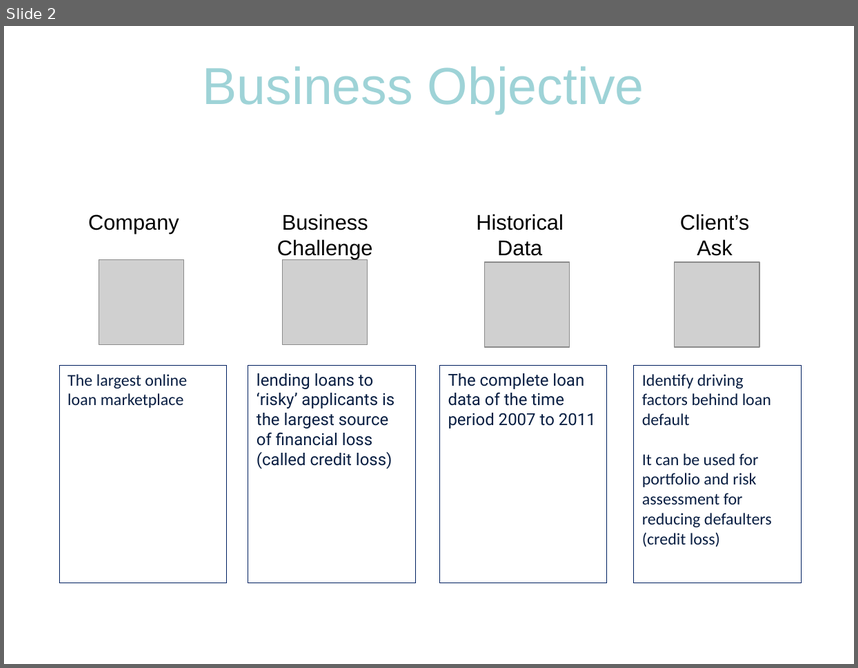
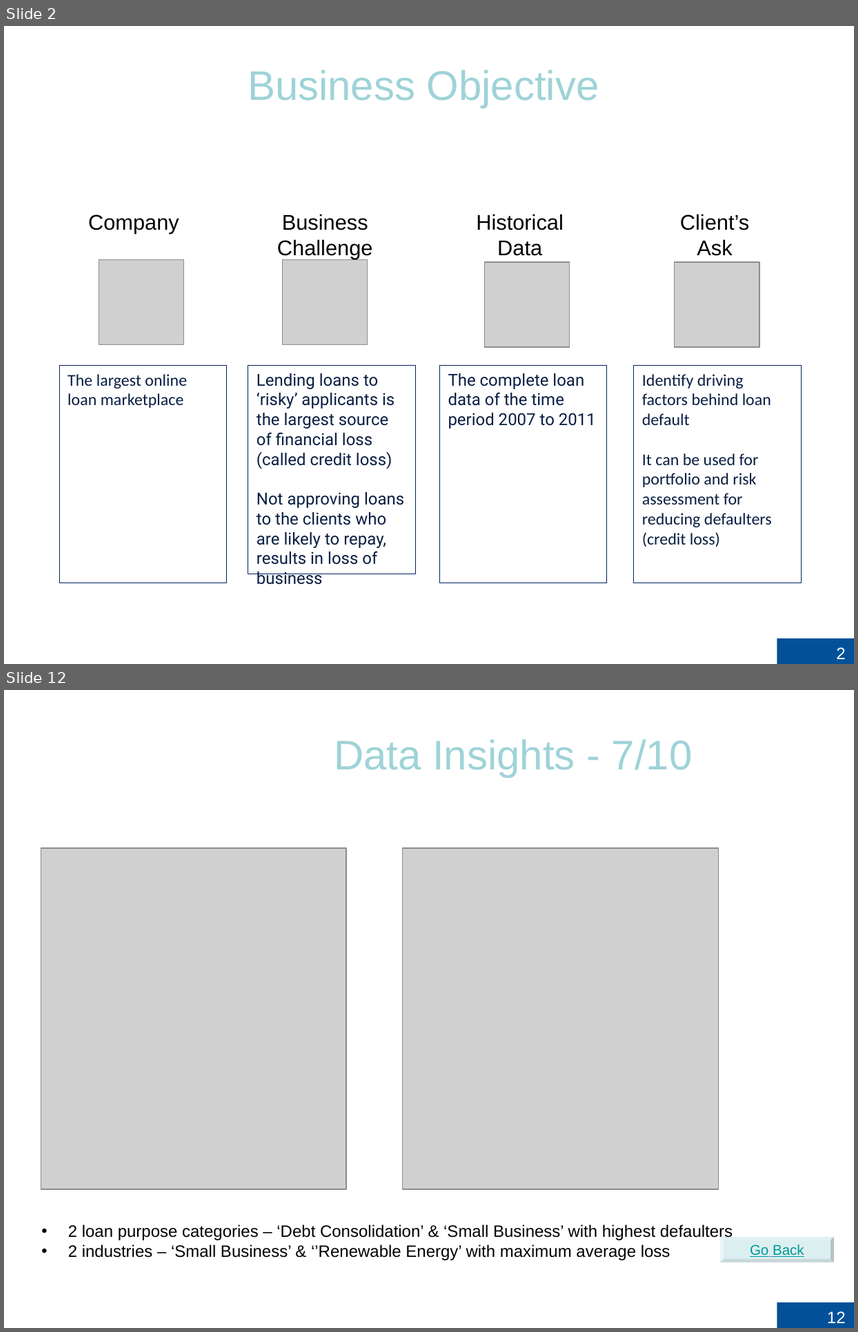
Before and after one commit to RujDha/LendingClub-CaseStudy, a slide deck: LeandingClub-CaseStudy.pptx. Shown one above the other, each under a label of ours: slide 2 before the commit, slides 2 and 12 after it; the slides between them are not shown. The pictures are 858x668 and 858x1332 pixels, drawn with LibreOffice and Linux fonts; fonts in the diff are those of the drawing; grey boxes stand for pictures; background and template pictures are left out. Boxes give left, top, right and bottom in pixels: in the first picture for what was removed or moved away, otherwise in the second. Text is boxed around its words. In the diff, an @@ line names an element or a change of style, - is before the commit and + after.

```diff
--- a/LeandingClub-CaseStudy.pptx
+++ b/LeandingClub-CaseStudy.pptx
@@ slide 12 added at [4, 690, 854, 1328], background picture (left out) @@
@@ title added at [334, 740, 693, 777], 35 pt, text #9ED3D7 @@
+Data Insights - 7/10
@@ picture added at [41, 848, 346, 1189] @@
@@ picture added at [403, 848, 719, 1189] @@
@@ text added at [68, 1224, 733, 1260], 14 pt, text #000000 @@
+• 2 loan purpose categories – ‘Debt Consolidation’ & ‘Small Business’ with highest defaulters
+• 2 industries – ‘Small Business’ & ‘’Renewable Energy’ with maximum average loss
@@ text added at [82, 1224, 178, 1240], 25 pt, text #FFFFFF @@
+Bivariate Analysis – Loan Purpose & P&L
@@ bevel added at [721, 1236, 835, 1262], fill #BBE0E3 at 50% opacity, 12 pt, text #009999, underline @@
+Go Back
@@ page number added at [777, 1302, 854, 1328], fill #025198, 14 pt, text #FFFFFF @@
+12
@@ slide 2 changed as well @@
@@ title "Business Objective" at [248, 70, 599, 107]: size 44 to 35 pt @@
@@ rectangle "Lending loans to ‘risky’ applicants ...": place and size @@
-rectangle "Lending loans to ‘risky’ applicants ..." at [248, 365, 415, 583]
+rectangle "Lending loans to ‘risky’ applicants ..." at [248, 365, 415, 575]
@@ text in rectangle at [257, 373, 404, 584]: text changed @@
-lending loans to ‘risky’ applicants is the largest source of financial loss (called credit loss)
+Lending loans to ‘risky’ applicants is the largest source of financial loss (called credit loss)
+Not approving loans to the clients who are likely to repay, results in loss of business
@@ page number added at [777, 638, 854, 664], fill #025198, 14 pt, text #FFFFFF @@
+2
```
Also in this commit, not shown: 8 other slides changed, 6 other slides added, 3 slides removed.
